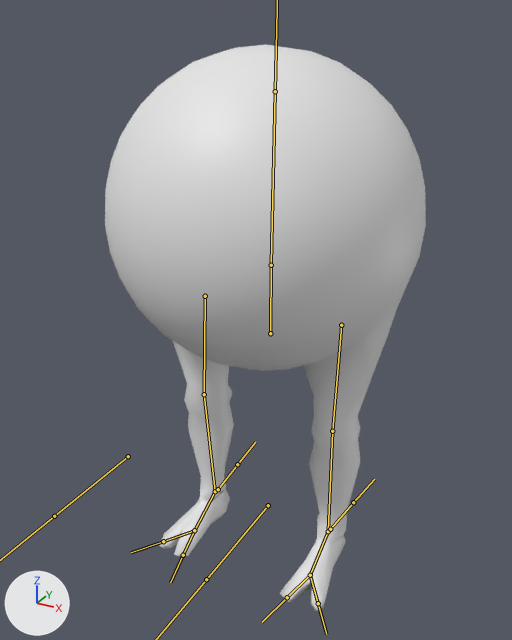
Two versions of the FBX model Assets/Models/Player.fbx, one commit apart.
One viewpoint serves both versions: a 50 mm camera at (1.3, -2.46, 2.34) aimed at (0.07, -0.21, 1.21). Every picture has the same lights, and +X, +Y and +Z are marked at lower left. The bones that bend it are drawn over the model as lines.

Objects in the first picture: 'Skin'.
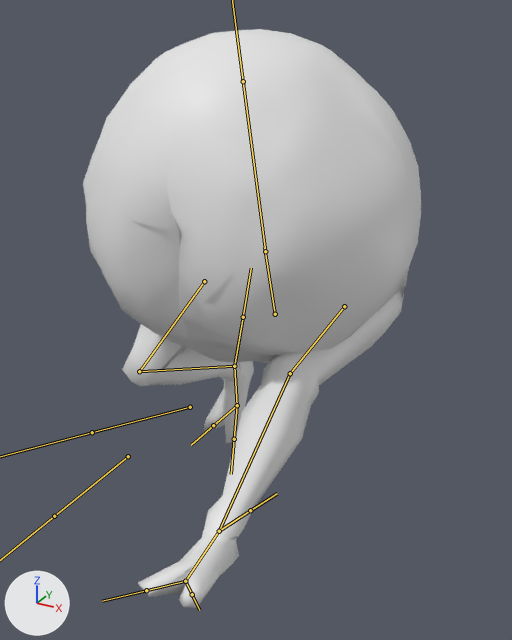
The newer file adds an action. The first version stands in its rest pose; the second is drawn at frame 10 of the action 'Armature|Jump_walking_forward'.

Pixel boxes (x1, y1, x2, y2) of what changed, in the pictures (512 x 640 px):
'Skin', posed: before (105, 45, 426, 611); after (83, 29, 421, 608)
bone 'Hips', root to tip: before (270, 333) to (271, 260); after (275, 314) to (264, 247)
bone 'Upper Leg.L', root to tip: before (341, 325) to (332, 431); after (344, 306) to (290, 373)
bone 'Lower Leg.L', root to tip: before (332, 431) to (328, 531); after (290, 373) to (219, 531)
bone 'Foot.L', root to tip: before (328, 531) to (310, 575); after (219, 531) to (185, 581)
bone 'Right Toe.L', root to tip: before (310, 575) to (287, 597); after (185, 581) to (146, 590)
bone 'Left Toe.L', root to tip: before (310, 575) to (318, 603); after (185, 581) to (192, 594)
bone 'Spine', root to tip: before (271, 265) to (275, 91); after (265, 251) to (243, 81)
bone 'Upper Leg.R', root to tip: before (205, 296) to (204, 394); after (204, 281) to (139, 371)
bone 'Lower Leg.R', root to tip: before (204, 394) to (215, 491); after (139, 371) to (234, 366)
bone 'Foot.R', root to tip: before (215, 491) to (194, 530); after (234, 366) to (237, 405)
bone 'Right Toe.R', root to tip: before (194, 530) to (183, 555); after (237, 405) to (234, 439)
bone 'Left Toe.R', root to tip: before (194, 530) to (163, 541); after (237, 405) to (213, 425)
bone 'Leg IK.L', root to tip: before (330, 529) to (353, 502); after (219, 531) to (250, 510)
bone 'Leg IK.R', root to tip: before (218, 489) to (237, 464); after (234, 366) to (243, 317)

What the commit changed:
Bone 'Hips' (bone_hips) moves from (0.0, 0.0, 0.0) to (0.019, 0.097, -0.003).
Bone 'Hips' (bone_hips) turns from (0, 0, 0) to (15, 0, 1) degrees about its own x, y and z.
Bone 'Upper Leg.L' (bone_upper_leg_l) turns from (0, 0, 0) to (1, -3, 91) degrees about its own x, y and z.
Bone 'Lower Leg.L' (bone_lower_leg_l) turns from (0, 0, 0) to (35, -2, 5) degrees about its own x, y and z.
Bone 'Foot.L' (bone_foot_l) turns from (0, 0, 0) to (-23, 7, 6) degrees about its own x, y and z.
Bone 'Right Toe.L' (bone_right_toe_l) turns from (0, 0, 0) to (10, 1, -3) degrees about its own x, y and z.
Bone 'Left Toe.L' (bone_left_toe_l) turns from (0, 0, 0) to (19, -12, -4) degrees about its own x, y and z.
Bone 'Spine' (bone_spine) turns from (0, 0, 0) to (2, 0, -1) degrees about its own x, y and z.
Bone 'Upper Leg.R' (bone_upper_leg_r) turns from (0, 0, 0) to (12, 0, 63) degrees about its own x, y and z.
Bone 'Lower Leg.R' (bone_lower_leg_r) turns from (0, 0, 0) to (114, 13, -9) degrees about its own x, y and z.
Bone 'Foot.R' (bone_foot_r) turns from (0, 0, 0) to (2, -12, -9) degrees about its own x, y and z.
Bone 'Right Toe.R' (bone_right_toe_r) turns from (0, 0, 0) to (22, -10, -6) degrees about its own x, y and z.
Bone 'Left Toe.R' (bone_left_toe_r) turns from (0, 0, 0) to (5, 0, -6) degrees about its own x, y and z.
Bone 'Leg IK.L' (bone_leg_ik_l) moves from (0.0, 0.0, 0.0) to (0.032, -0.904, 0.628).
Bone 'Leg IK.L' (bone_leg_ik_l) turns from (0, 0, 0) to (-18, 0, 7) degrees about its own x, y and z.
Bone 'Leg IK.R' (bone_leg_ik_r) moves from (0.0, 0.0, 0.0) to (0.062, 0.08, 0.686).
Bone 'Leg IK.R' (bone_leg_ik_r) turns from (0, 0, 0) to (65, -2, -3) degrees about its own x, y and z.
